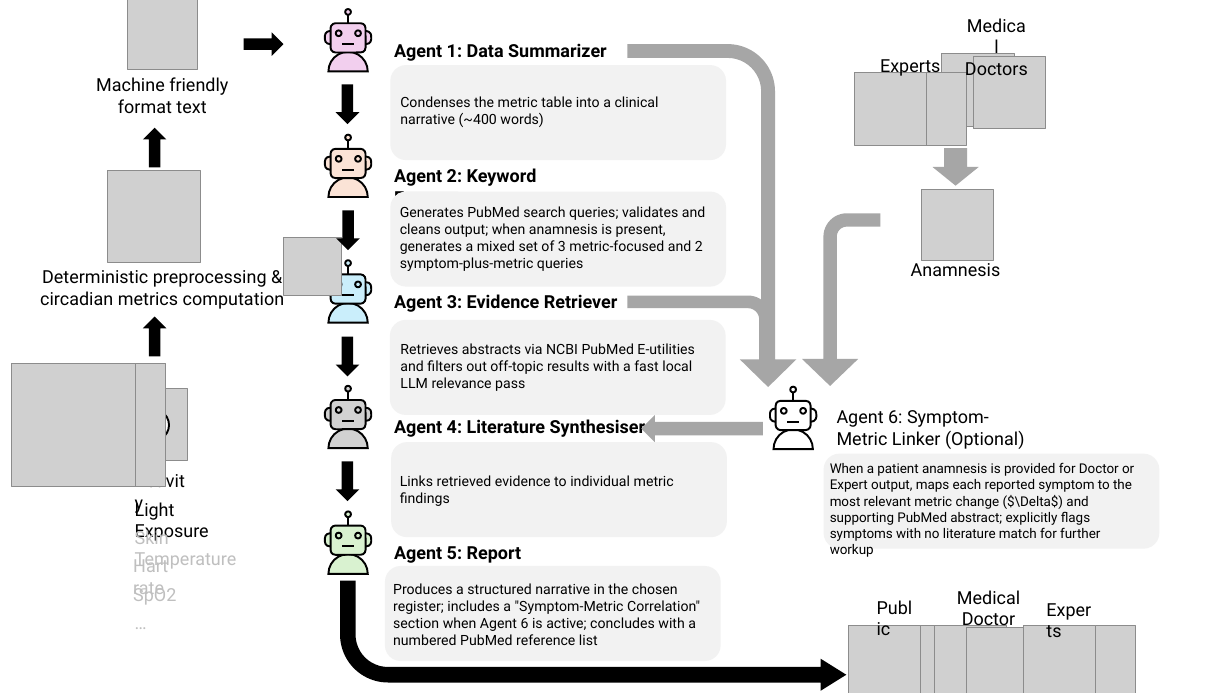
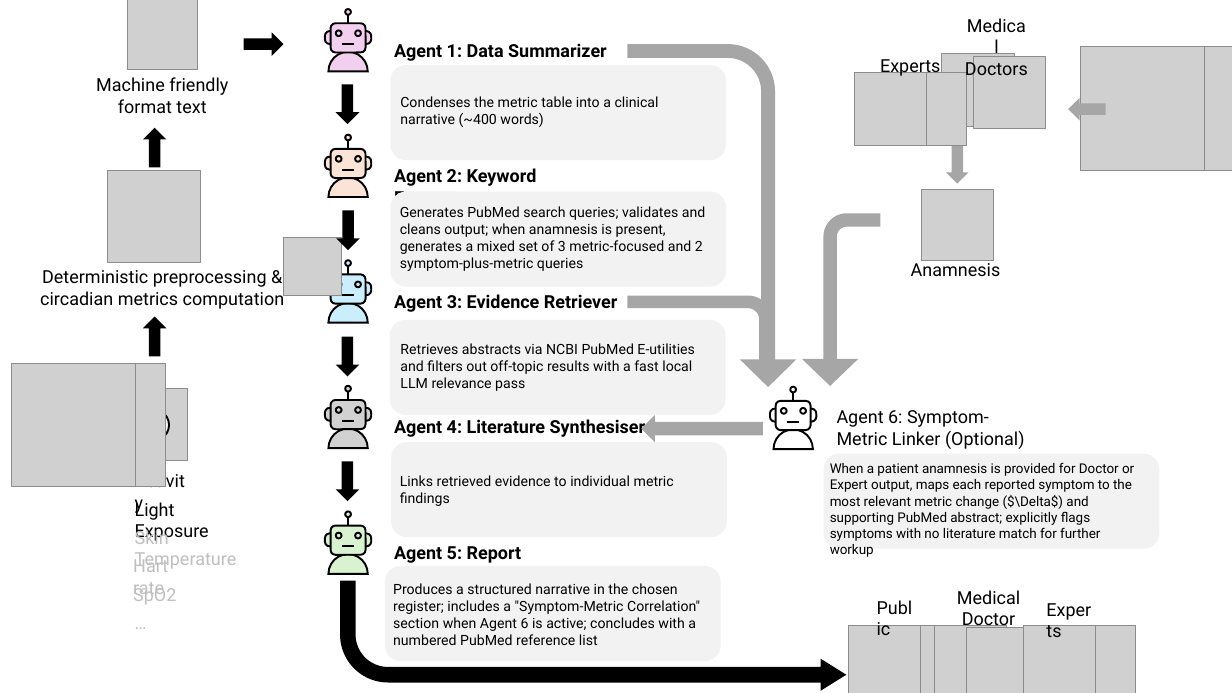
Before and after one commit to arahjou/APP_CIRCADIAN_MEDICINE, a slide deck: slide 1 of Schematic_Figure.pptx. Drawn at 1232x693 pixels with LibreOffice and Linux fonts; fonts in the diff are those of the drawing; grey boxes stand for pictures. Boxes give left, top, right and bottom in pixels: in the first picture for what was removed or moved away, otherwise in the second. Text is boxed around its words. In the diff, an @@ line names an element or a change of style, - is before the commit and + after.

```diff
--- a/Schematic_Figure.pptx
+++ b/Schematic_Figure.pptx
@@ picture added at box(1081, 47, 1205, 171) @@
@@ picture added at box(1111, 47, 1232, 171) @@
@@ up arrow added at box(1068, 98, 1106, 121), fill #A6A6A6 @@
@@ up arrow: place and size @@
-up arrow at box(933, 148, 979, 186)
+up arrow at box(946, 146, 970, 184)
```
Also in this commit, not shown: 16 slides removed, 2 other files.
